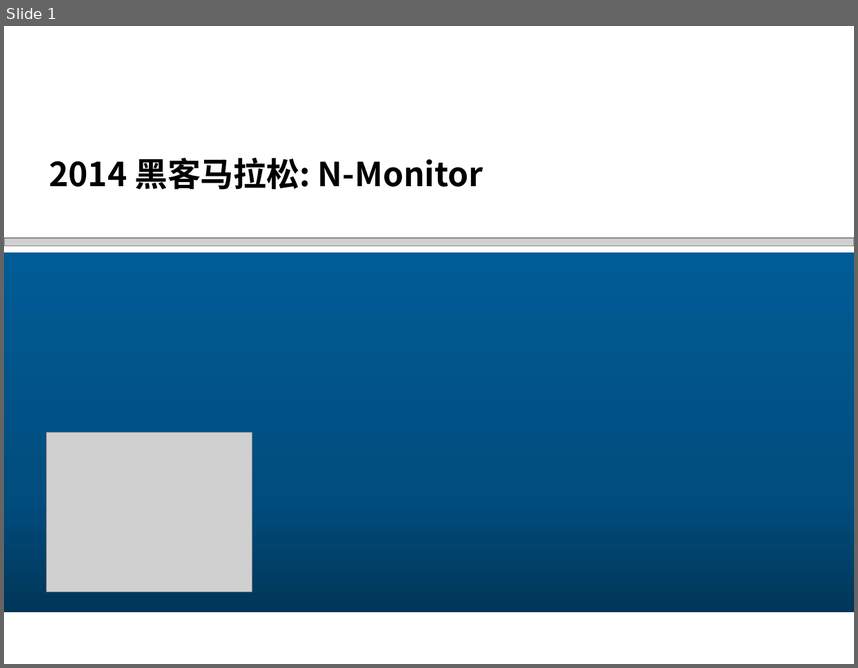
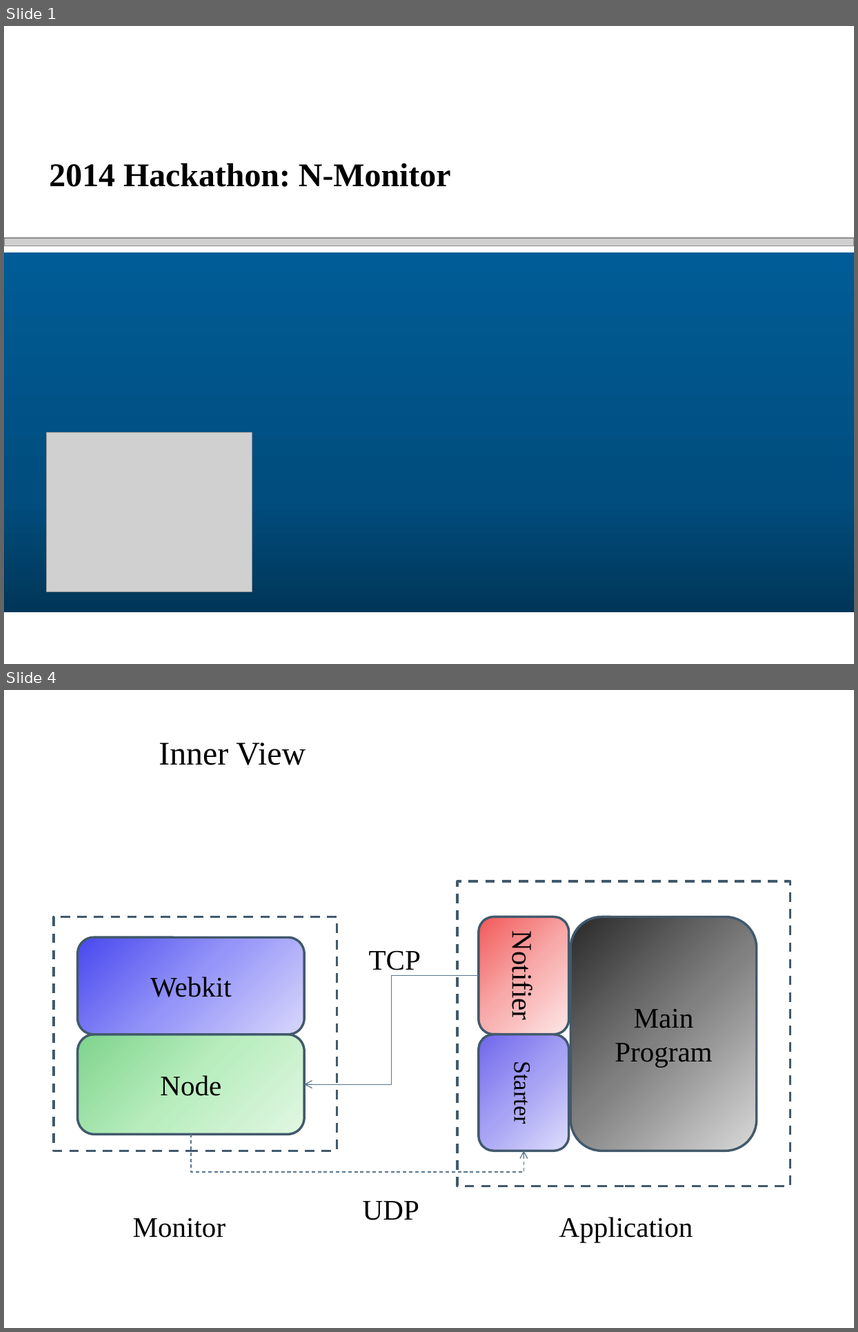
Before and after one commit to glenlivet/NRLP, a slide deck: 2014黑客马拉松_N-Monitor.pptx. Shown one above the other, each under a label of ours: slide 1 before the commit, slides 1 and 4 after it; the slides between them are not shown. The pictures are 858x668 and 858x1332 pixels, drawn with LibreOffice and Linux fonts; fonts in the diff are those of the drawing; grey boxes stand for pictures; background and template pictures are left out. Boxes give left, top, right and bottom in pixels: in the first picture for what was removed or moved away, otherwise in the second. Text is boxed around its words. In the diff, an @@ line names an element or a change of style, - is before the commit and + after.

```diff
--- a/2014黑客马拉松_N-Monitor.pptx
+++ b/2014黑客马拉松_N-Monitor.pptx
@@ slide 4 added at bbox=[4, 690, 854, 1328], background #FFFFFF @@
@@ title added at bbox=[159, 742, 306, 765], 28 pt, text #000000 @@
+Inner View
@@ rectangle added at bbox=[457, 881, 791, 1185], outline #415A6D 2 pt dashed @@
@@ rectangle added at bbox=[53, 917, 337, 1151], outline #415A6D 2 pt dashed @@
@@ rounded rectangle added at bbox=[478, 917, 568, 1034], fill gradient #F25858 to #F8AAAA to #FDE7E7, outline #415A6D 2 pt, 24 pt, text #000000 @@
+Notifier
@@ rounded rectangle added at bbox=[571, 917, 757, 1151], fill gradient #292929 to #808080 to #D9D9D9, outline #415A6D 2 pt, 24 pt, text #000000 @@
+Main Program
@@ rounded rectangle added at bbox=[78, 938, 305, 1034], fill gradient #4848EE to #9595F9 to #D9D7FB, outline #415A6D 2 pt, 24 pt, text #000000 @@
+Webkit
@@ text added at bbox=[369, 950, 421, 970], 24 pt, text #000000 @@
+TCP
@@ elbow arrow added from (478, 976) to (304, 1085), #557791 0.75 pt @@
@@ rounded rectangle added at bbox=[78, 1034, 305, 1134], fill gradient #7ED48C to #B9EDBE to #E1F7E2, outline #415A6D 2 pt, 24 pt, text #000000 @@
+Node
@@ rounded rectangle added at bbox=[478, 1034, 568, 1151], fill gradient #7066EC to #A6A2F4 to #DEDDFB, outline #415A6D 2 pt, 20 pt, text #000000 @@
+Starter
@@ elbow arrow added from (191, 1134) to (524, 1151), #557791 0.75 pt dashed @@
@@ text added at bbox=[363, 1201, 419, 1220], 24 pt, text #000000 @@
+UDP
@@ text added at bbox=[133, 1218, 226, 1237], 24 pt, text #000000 @@
+Monitor
@@ text added at bbox=[559, 1216, 693, 1242], 24 pt, text #000000 @@
+Application
@@ slide 1 changed as well @@
@@ title at bbox=[49, 163, 451, 187]: text changed; font Noto Sans CJK SC to Times New Roman @@
-2014 黑客马拉松: N-Monitor
+2014 Hackathon: N-Monitor
```
Also in this commit, not shown: 1 other slide changed, 5 other slides added, 7 slides removed, 9 other files.
